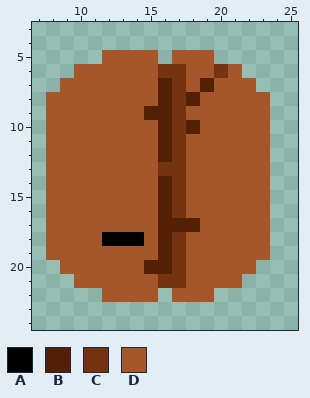
Edited in one commit: pixel-art sprite (packages/nouns-img-permutator/assets/layer-3/head-coffeebean.png). Above: the version before the commit.
The file is 32x32 pixels. Shown: x 7..25, y 3..24.
Palette (. is transparent): A #000000  B #542004  C #743411  D #a5572b
Pixels before, first column x 8:
 5 ....DDDD.DDD....
 6 ..DDDDDDCCDDCD..
 7 .DDDDDDDBCDBDDD.
 8 DDDDDDDDBCBDDDDD
 9 DDDDDDDBBCDDDDDD
10 DDDDDDDDBCBDDDDD
11 DDDDDDDDBCDDDDDD
12 DDDDDDDDBCDDDDDD
13 DDDDDDDDCCDDDDDD
14 DDDDDDDDBCDDDDDD
15 DDDDDDDDBCDDDDDD
16 DDDDDDDDBCDDDDDD
17 DDDDDDDDBBBDDDDD
18 DDDDAAADBCDDDDDD
19 DDDDDDDDBCDDDDDD
20 .DDDDDDBBCDDDDD.
21 ..DDDDDDCCDDDD..
22 ....DDDD.DDD....
After the commit:
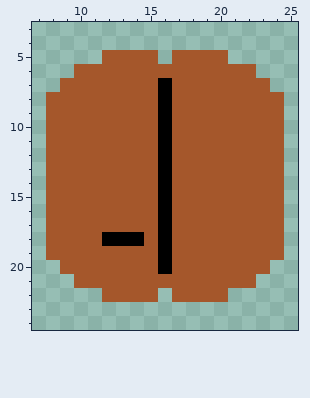
Difference:
The edit turns colour B into colour A in rows 7 to 12 at x 16; in rows 14 to 20 at x 16.
The edit turns colour C into colour A in row 13 at x 16.
There is now colour D in row 5 at x 20; in row 6 at x 22; in row 7 at x 23; in rows 8 to 19 at x 24; in row 20 at x 23; in row 21 at x 22.
There is now colour D in row 22 at x 20.
The edit turns colour B into colour D in row 7 at x 19; in row 8 at x 18; in row 9 at x 15; in row 10 at x 18; in row 17 at x 17 to 18; in row 20 at x 15.
The edit turns colour C into colour D in row 6 at x 16 to 17 and 20; in rows 7 to 16 at x 17; in rows 18 to 20 at x 17; in row 21 at x 16 to 17.
